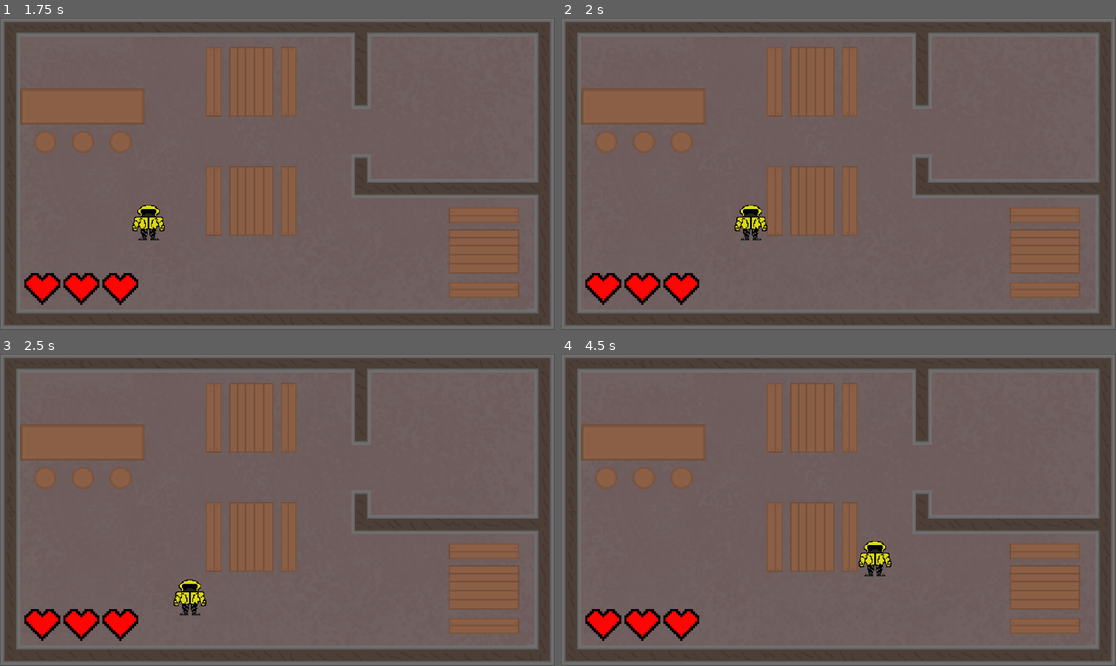
Above: before the commit, frames 1-4 (two rows, left to right).
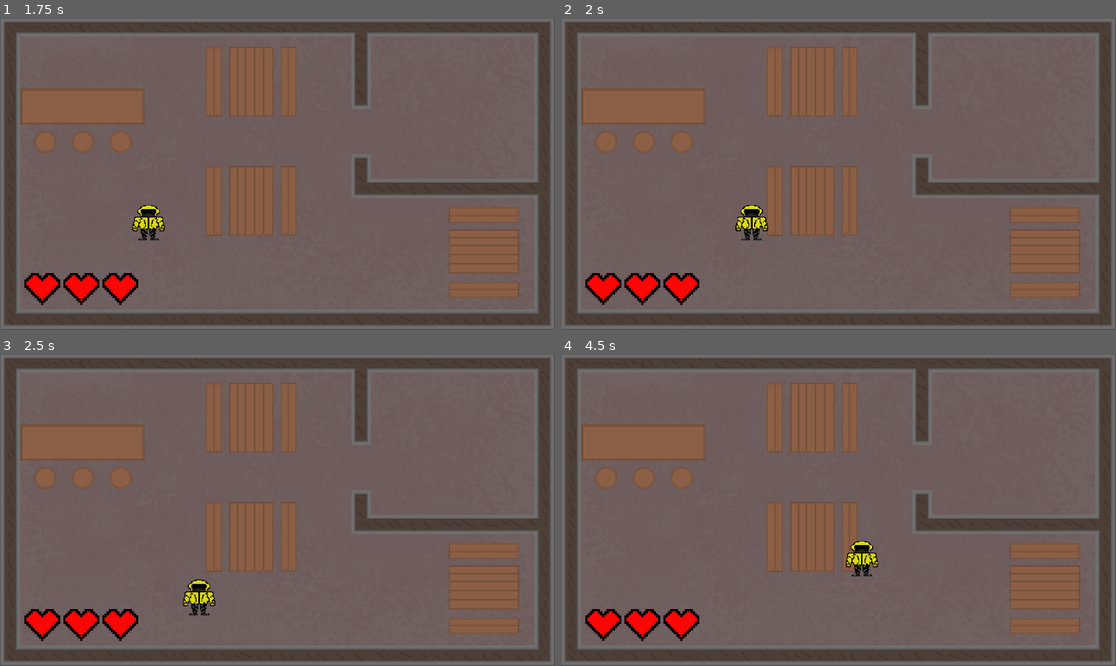
Above: after the commit, the same moments.

Repository: liketaurus/SE-practice-template
Game: Godot game, scene res://Scenes/menu.tscn
Two runs of this game, one before a commit and one after it. Both use one fixed random seed, a clock stepped at 60 frames per second and the inputs below.
Inputs:
- Up to frame 1 (1.75 s): click "Play" at 0.5 s; tap Enter at 1.25 s; hold D from 1.28 s (still down); hold Shift from 1.28 s (still down)
- Up to frame 2 (2 s): keep holding D; keep holding Shift
- Up to frame 3 (2.5 s): release D at 2.03 s; release Shift at 2.03 s; hold S from 2.03 s (still down); tap Shift at 2.1 s
- Up to frame 4 (4.5 s): release S at 2.78 s; hold D 2.78-3.53 s; hold Shift 2.78-3.53 s; hold W 3.53-4.28 s; tap Shift at 3.6 s; hold A from 4.28 s (still down); hold Shift from 4.28 s (still down)

Frame 1 is identical in both runs. In frame 2, 0.2% of the frame differs, in the area x 31-38%, y 59-72%; in frame 3, 0.5%; in frame 4, 0.6%, in the area x 51-60%, y 59-72%.

Commit message:
Updated player collision

Diff:
--- a/src/Cyberpunk2069/Scenes/Environment.tscn
+++ b/src/Cyberpunk2069/Scenes/Environment.tscn
@@ -1,9 +1,12 @@
-[gd_scene load_steps=10 format=3 uid="uid://bpugttvk7s8va"]
+[gd_scene load_steps=11 format=3 uid="uid://bpugttvk7s8va"]
 
 [ext_resource type="Texture2D" uid="uid://c428c883cpnkb" path="res://Textures/Environment.png" id="1_r0cbh"]
 
 [sub_resource type="RectangleShape2D" id="RectangleShape2D_c0sfj"]
 size = Vector2(1149, 35)
+
+[sub_resource type="RectangleShape2D" id="RectangleShape2D_t3h24"]
+size = Vector2(34.5, 460.25)
 
 [sub_resource type="RectangleShape2D" id="RectangleShape2D_8e32k"]
 size = Vector2(40, 647)
@@ -42,8 +45,8 @@
 shape = SubResource("RectangleShape2D_c0sfj")
 
 [node name="CollisionShape2D3" type="CollisionShape2D" parent="."]
-position = Vector2(21, 323.5)
-shape = SubResource("RectangleShape2D_8e32k")
+position = Vector2(19.75, 231.875)
+shape = SubResource("RectangleShape2D_t3h24")
 
 [node name="CollisionShape2D4" type="CollisionShape2D" parent="."]
 position = Vector2(1130, 326)
--- a/src/Cyberpunk2069/Scenes/player.tscn
+++ b/src/Cyberpunk2069/Scenes/player.tscn
@@ -4,8 +4,8 @@
 [ext_resource type="Texture2D" uid="uid://d1kk42q3uo7ro" path="res://Textures/Player.png" id="2_1g23g"]
 
 [sub_resource type="CapsuleShape2D" id="CapsuleShape2D_cnkmm"]
-radius = 29.0
-height = 68.0
+radius = 6.0
+height = 20.0
 
 [node name="Player" type="CharacterBody2D"]
 script = ExtResource("1_nlplg")
@@ -16,5 +16,5 @@
 texture = ExtResource("2_1g23g")
 
 [node name="CollisionShape2D" type="CollisionShape2D" parent="."]
-position = Vector2(353, 356)
+position = Vector2(353, 377)
 shape = SubResource("CapsuleShape2D_cnkmm")
